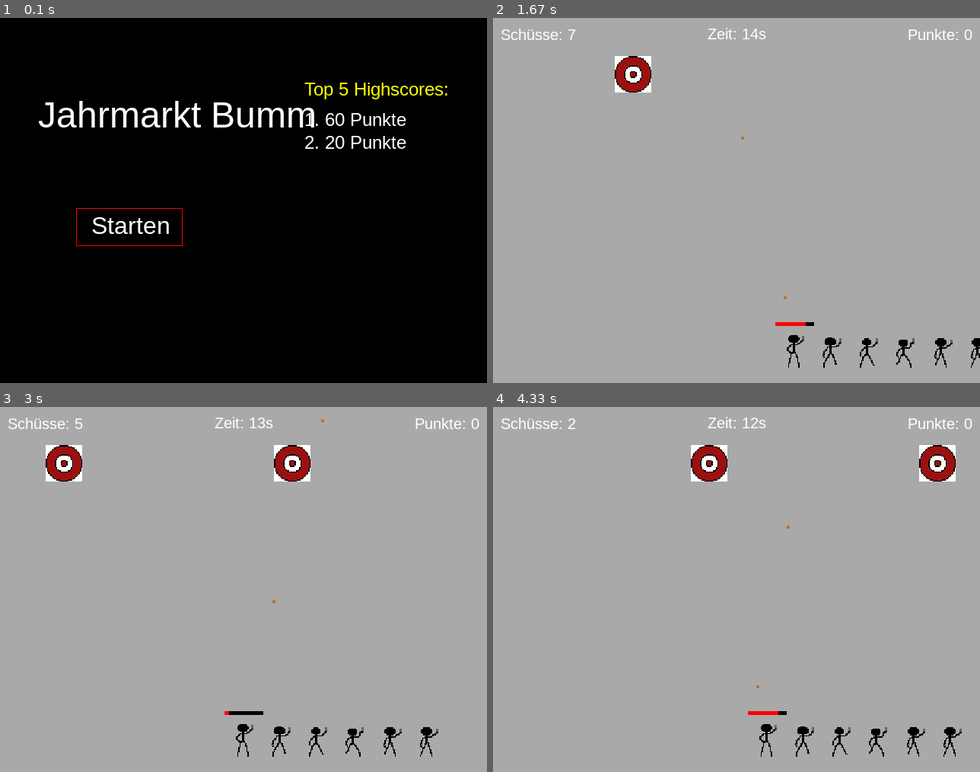
Above: before the commit, frames 1-4 (two rows, left to right).
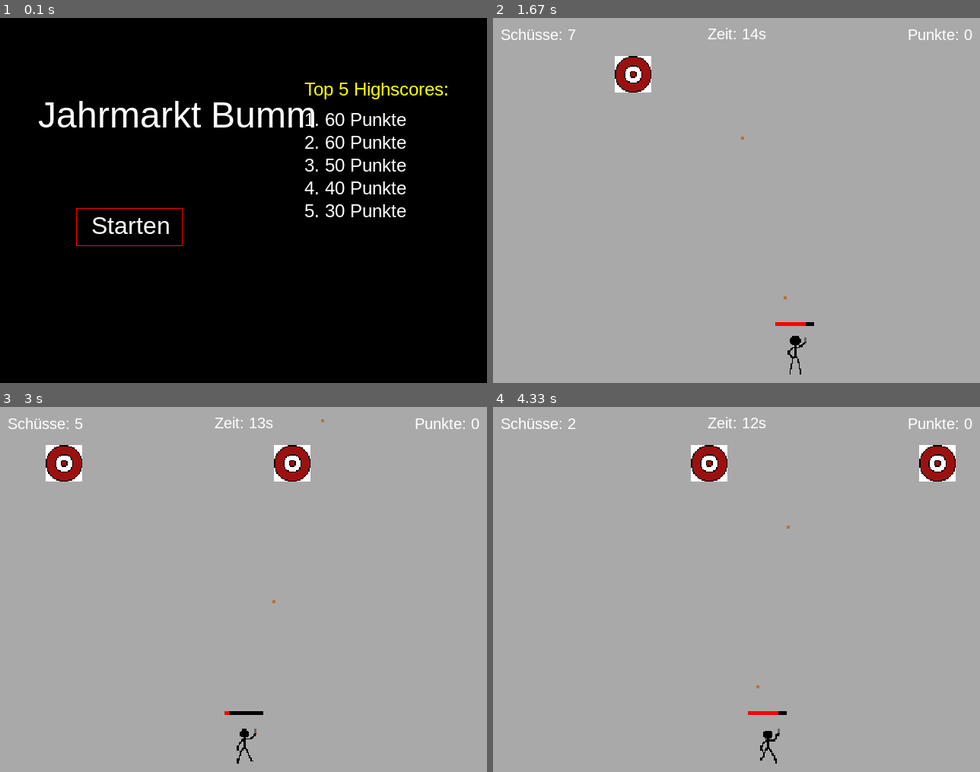
Above: after the commit, the same moments.

Repository: 25-26-1AHIF/pygameproject-JahrmarktBumm_Teodor_Simon
Game: pygame game, started from main.py
The game is run twice, just before and just after one commit, with the same random seed, the same clock (stepped at 60 frames per second) and the same inputs.
Inputs:
- Up to frame 1 (0.1 s): no input
- Up to frame 2 (1.67 s): click "Starten" at 0.38 s; tap Space at 0.67, 1.07, 1.37, 1.57 s; hold D 1-1.47 s; hold D from 1.5 s (still down)
- Up to frame 3 (3 s): tap Space at 1.87, 2.07, 2.37, 2.63, 2.93 s; release D at 1.97 s; hold A 2-2.53 s; hold A 2.57-2.97 s
- Up to frame 4 (4.33 s): hold D 3-3.63 s; tap Space at 3.07, 3.37, 3.73, 4.03, 4.23 s; hold A 3.67-4.13 s; hold D from 4.17 s (still down)

The runs differ from the first frame. In frame 1, 0.9% of the frame differs, in the area x 62-84%, y 32-55%; in frame 2, 0.6%; in frame 3, 0.6%; in frame 4, 0.7%.

Commit message:
Versuch Player Animation V1

Diff:
--- a/game/player.py
+++ b/game/player.py
@@ -1,6 +1,8 @@
+# Ki Google Gemini Anfang
 import pygame
 from game_variables.GameVariables import GameVariables as gv
 from game.bullet import Bullet, Bullets
+from game.sprite import Sprite  # Importiert die neue Sprite-Klasse
 
 
 class Player:
@@ -11,7 +13,12 @@
         self.x_pos = gv.SCREEN_WIDTH // 2 - self.width // 2
         self.y_pos = gv.SCREEN_HEIGHT - self.height - 10
         self.bullets = bullets
-        self.image = pygame.image.load("Assets/Player_sprito.png")
+
+        # Hier wird die Animation initialisiert (Beispielhaft mit 6 Bildern und 48x48 Pixeln je Frame)
+        # HINWEIS: Passt image_count und die Rect-Größe (48, 48) an euer Player_sprito.png an!
+        self.animation = Sprite(filepath="Assets/Player_sprito.png", animationspeed=6, image_count=6,
+                                image_rect=pygame.Rect(0, 0, 48, 48))
+        self.animation.load_spritesheet()
 
     def get_rect(self):
         return pygame.Rect(self.x_pos, self.y_pos, self.width, self.height)
@@ -19,8 +26,6 @@
     def shoot(self):
         mx = self.x_pos + self.width / 2 - gv.BULLET_SIZE / 2
         my = self.y_pos - gv.BULLET_SIZE
-
-        # Geschwindigkeit auf -7 erhöht, damit die Kugeln schneller fliegen
         self.bullets.add_bullet(Bullet(self.screen, mx, my, 0, -7))
 
     def update_and_draw(self, frame_counter: int):
@@ -30,5 +35,6 @@
         if keys[pygame.K_d] and self.x_pos < gv.SCREEN_WIDTH - self.width:
             self.x_pos += 2
 
-       # pygame.draw.rect(self.screen, "blue", self.get_rect())
-        self.screen.blit(self.image, (self.x_pos, self.y_pos))
+        # Zeichnet den Spieler animiert anstatt des statischen Blits
+        self.animation.draw(self.screen, self.x_pos, self.y_pos, self.width, self.height, frame_counter)
+# Ki Ende, Prompt: das schulbeispiel sag mir was du jetzt machst
--- /dev/null
+++ b/game/sprite.py
@@ -0,0 +1,26 @@
+# Ki Google Gemini Anfang
+import pygame
+
+class Sprite:
+    def __init__(self, filepath: str, image_count: int, image_rect: pygame.Rect, animationspeed: int):
+        self.filepath = filepath
+        self.image_count = image_count
+        self.image_rect = image_rect
+        self.images: list[pygame.Surface] = []
+        self.animationspeed = animationspeed
+
+    def load_spritesheet(self):
+        sprite_sheet = pygame.image.load(self.filepath).convert_alpha()
+
+        for image_index in range(self.image_count):
+            image_surface = pygame.Surface(self.image_rect.size, pygame.SRCALPHA).convert_alpha()
+            image_surface.blit(sprite_sheet, dest=(0, 0), area=pygame.Rect(image_index * self.image_rect.width,
+                                                                          self.image_rect.y, self.image_rect.width,
+                                                                          self.image_rect.height))
+            self.images.append(image_surface)
+
+    def draw(self, screen: pygame.Surface, xpos: float, ypos: float, width: float, height: float, frame_counter: int):
+        current_image = self.images[(frame_counter // self.animationspeed) % self.image_count]
+        scaled_image = pygame.transform.scale(current_image, (int(width), int(height)))
+        screen.blit(scaled_image, dest=(xpos, ypos))
+# Ki Ende, Prompt: das schulbeispiel sag mir was du jetzt machst
--- a/highscores.json
+++ b/highscores.json
@@ -1 +1 @@
-[60, 20]
+[60, 60, 50, 40, 30]
